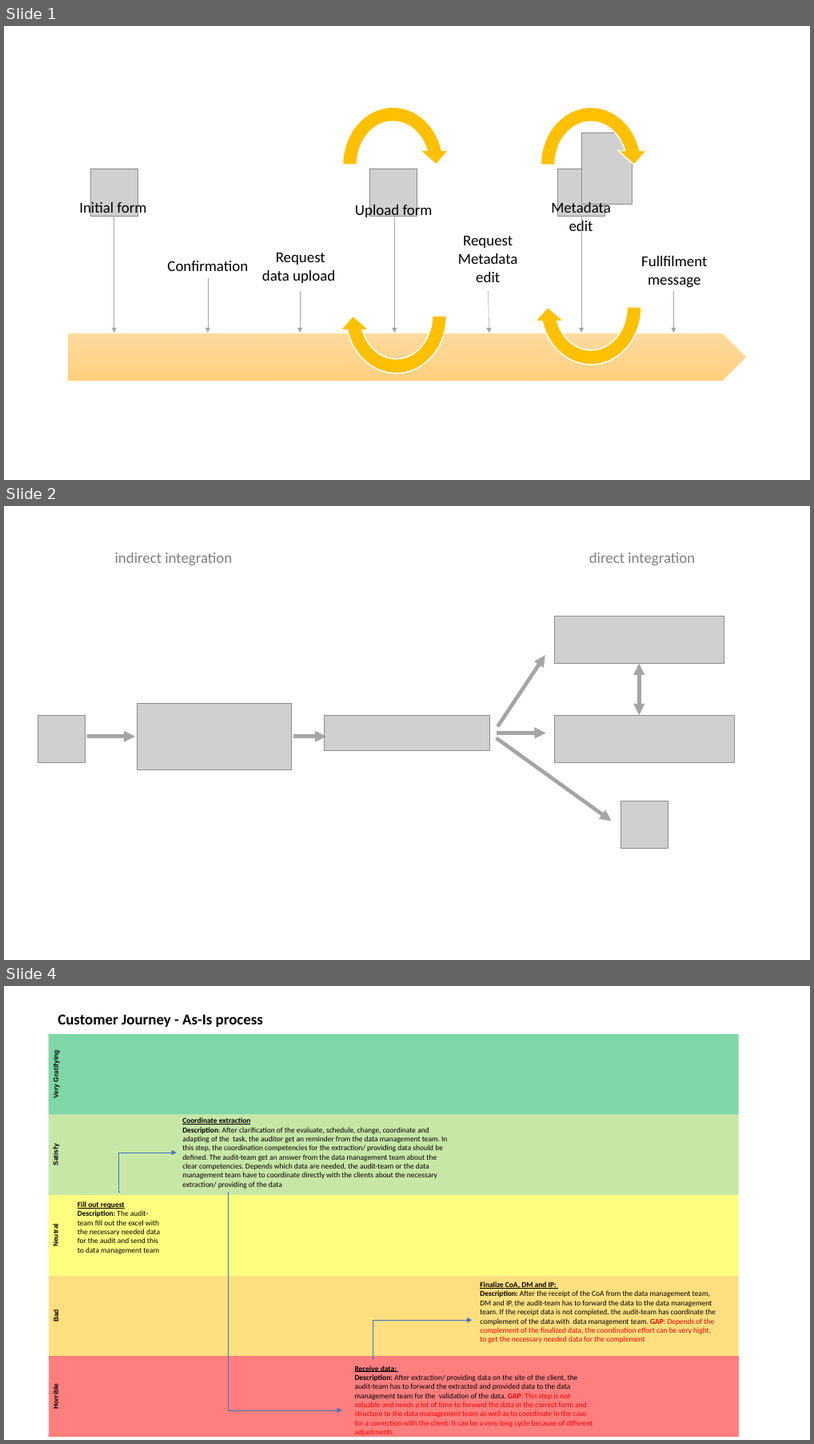
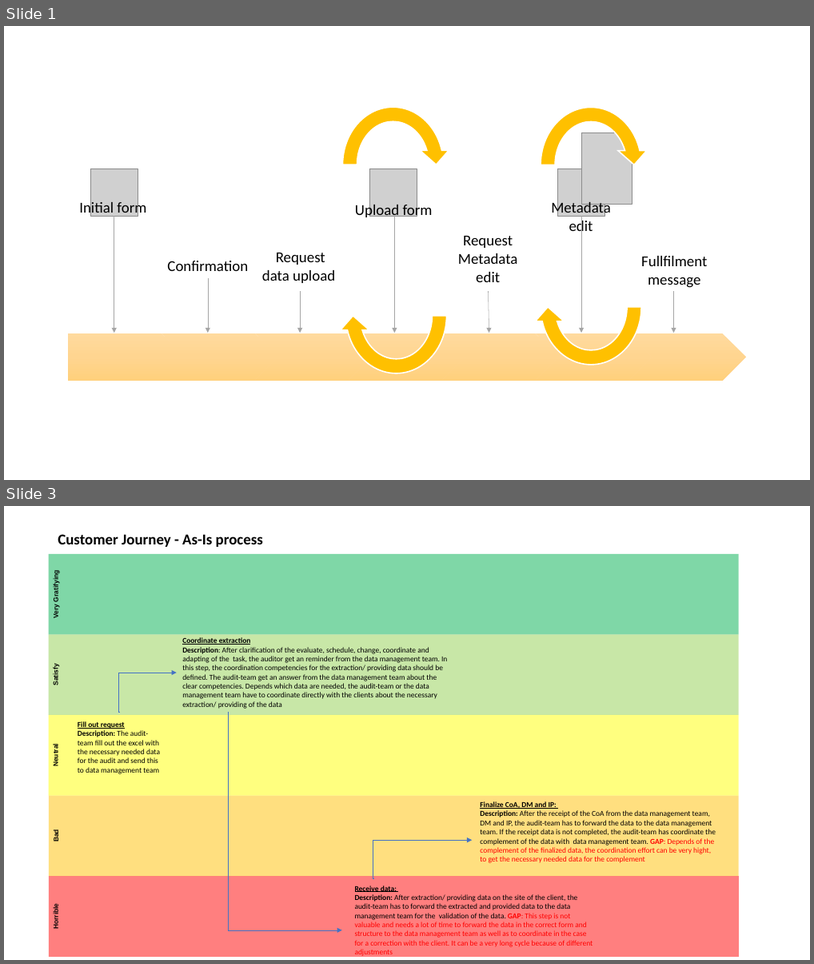
Before and after one commit to DigiBP/digibp-grindelwald, a slide deck: documentation/Grafiken_16052019.pptx. Shown one above the other, each under a label of ours: slides 1, 2 and 4 before the commit, slides 1 and 3 after it; the slides between them are not shown. The pictures are 814x1444 and 814x964 pixels, drawn with LibreOffice and Linux fonts; fonts in the diff are those of the drawing; grey boxes stand for pictures. Boxes give left, top, right and bottom in pixels: in the first picture for what was removed or moved away, otherwise in the second. Text is boxed around its words. In the diff, an @@ line names an element or a change of style, - is before the commit and + after.

```diff
--- a/documentation/Grafiken_16052019.pptx
+++ b/documentation/Grafiken_16052019.pptx
@@ slide 2 removed at (x1=4, y1=506, x2=810, y2=960), background #FFFFFF @@
@@ text removed at (x1=115, y1=552, x2=232, y2=565) @@
-indirect integration
@@ text removed at (x1=590, y1=552, x2=695, y2=565) @@
-direct integration
@@ picture removed at (x1=555, y1=616, x2=725, y2=664) @@
@@ arrow removed from (498, 726) to (546, 655) @@
@@ double arrow removed from (640, 664) to (640, 715) @@
@@ picture removed at (x1=38, y1=715, x2=86, y2=763) @@
@@ picture removed at (x1=137, y1=704, x2=291, y2=770) @@
@@ picture removed at (x1=325, y1=715, x2=490, y2=751) @@
@@ picture removed at (x1=555, y1=715, x2=734, y2=763) @@
@@ arrow removed from (87, 736) to (135, 736) @@
@@ arrow removed from (294, 736) to (326, 736) @@
@@ arrow removed from (497, 733) to (546, 733) @@
@@ arrow removed from (497, 738) to (612, 820) @@
@@ picture removed at (x1=621, y1=800, x2=669, y2=848) @@
@@ what was slide 4 is now slide 3 @@
```
Also in this commit, not shown: 1 slide changed, 5 other files.
